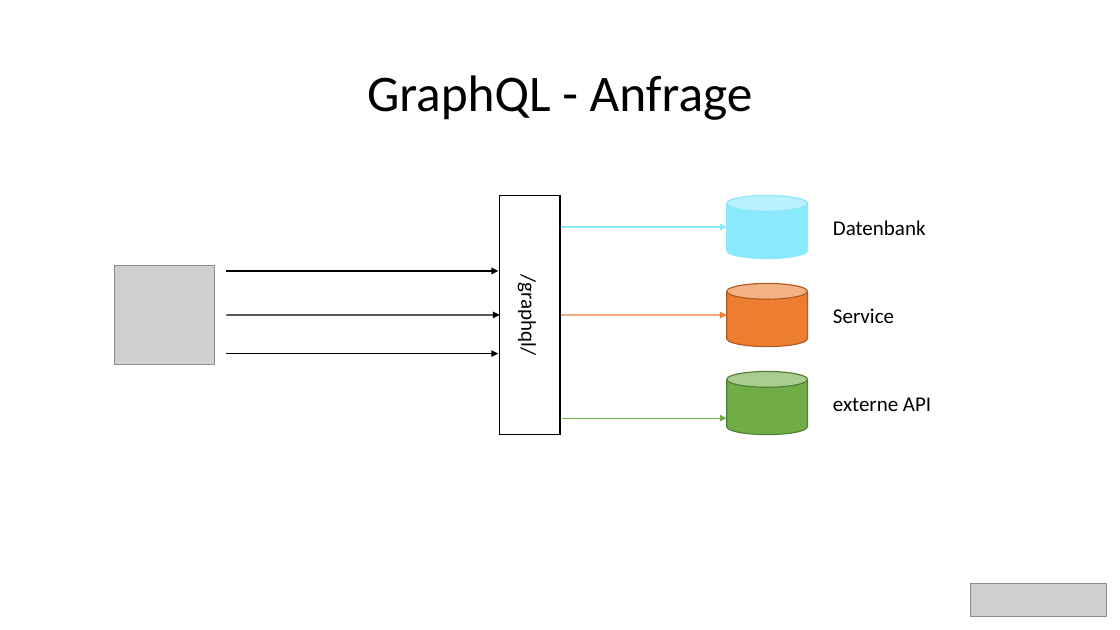
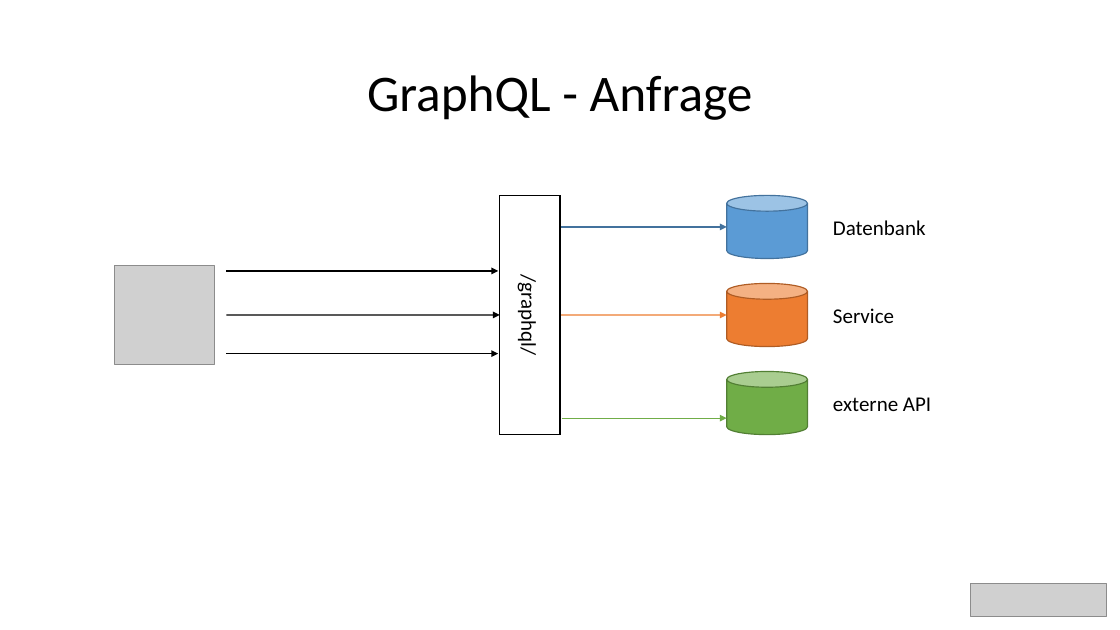
Before and after one commit to bytePassion/GraphQL-Talk, a slide deck: slide 8 of slides/GraphqlSlides.pptx. Drawn at 1120x630 pixels with LibreOffice and Linux fonts; fonts in the diff are those of the drawing; grey boxes stand for pictures. Boxes give left, top, right and bottom in pixels: in the first picture for what was removed or moved away, otherwise in the second. Text is boxed around its words. In the diff, an @@ line names an element or a change of style, - is before the commit and + after.

```diff
--- a/slides/GraphqlSlides.pptx
+++ b/slides/GraphqlSlides.pptx
@@ cylinder at (727,196,807,259): fill #8BE9FD to #5B9BD5; outline #8BE9FD 1 pt to #43739E 1 pt @@
@@ arrow (560, 227) - (727, 227): stroke #8BE9FD 1 pt to #43739E 1 pt @@
```
